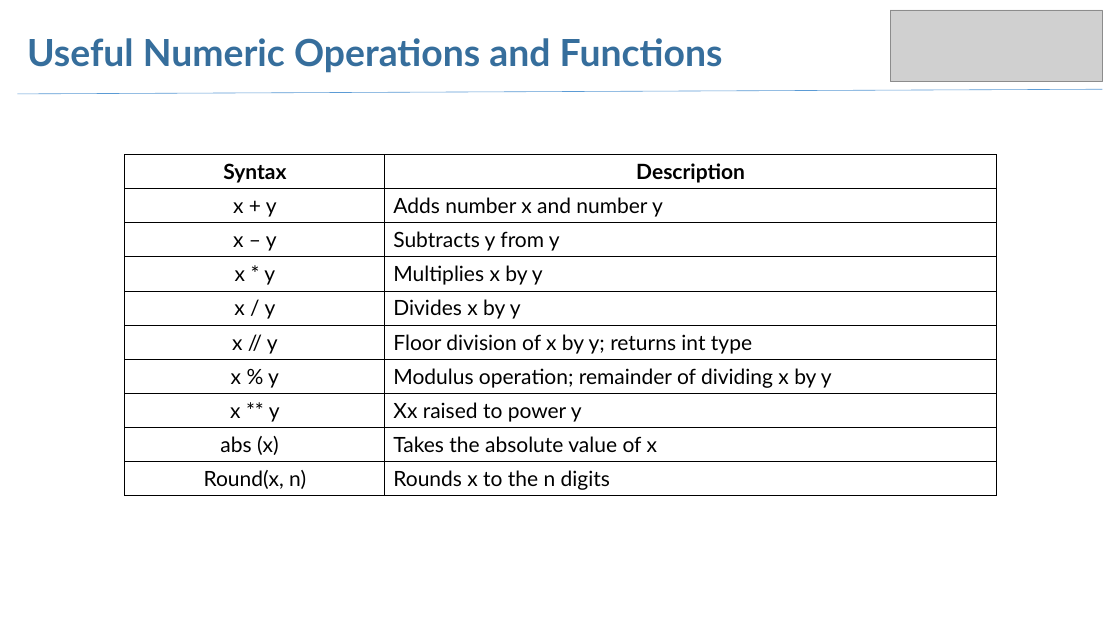
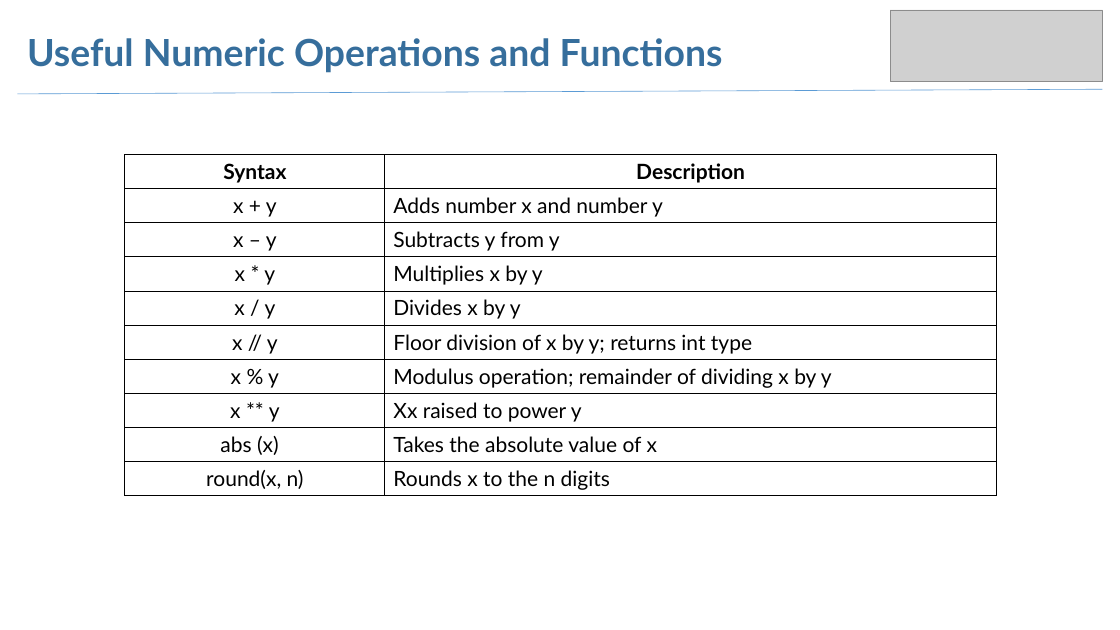
Before and after one commit to arjangvt/python-workshop, a slide deck: slide 29 of WorkshopSlides-Part1.pptx (slide 28 before the commit). Drawn at 1120x630 pixels with LibreOffice and Linux fonts; fonts in the diff are those of the drawing; grey boxes stand for pictures. Boxes give left, top, right and bottom in pixels: in the first picture for what was removed or moved away, otherwise in the second. Text is boxed around its words. In the diff, an @@ line names an element or a change of style, - is before the commit and + after.

```diff
--- a/WorkshopSlides-Part1.pptx
+++ b/WorkshopSlides-Part1.pptx
@@ table at [125, 155, 997, 496] @@
-row 10, column 1: Round(x, n)
+row 10, column 1: round(x, n)
```
Also in this commit, not shown: 4 other slides changed, 9 slides added, 1 other file.
